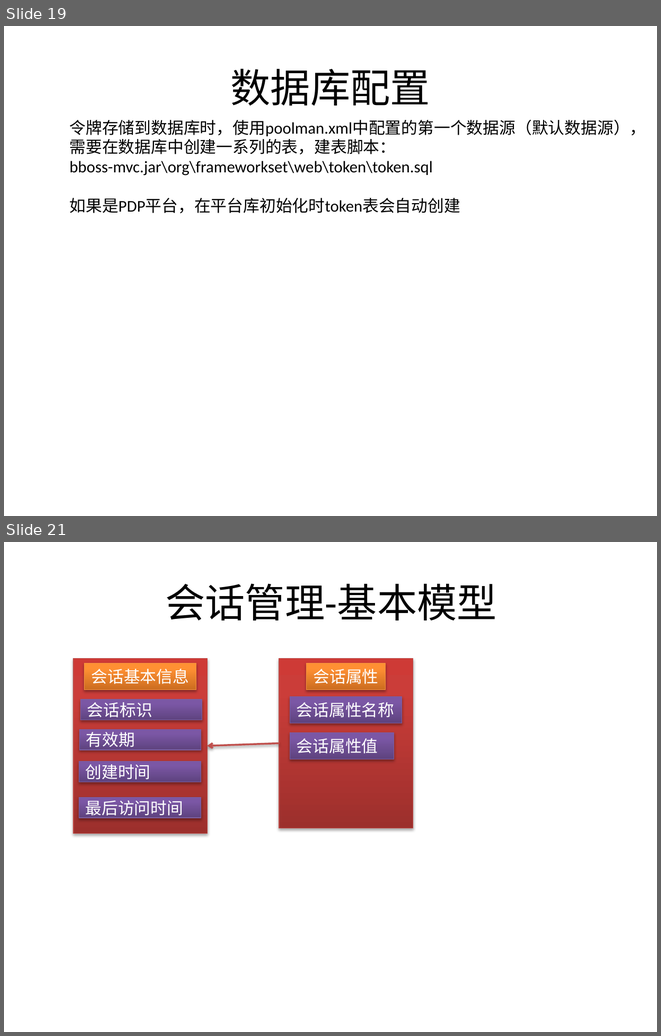
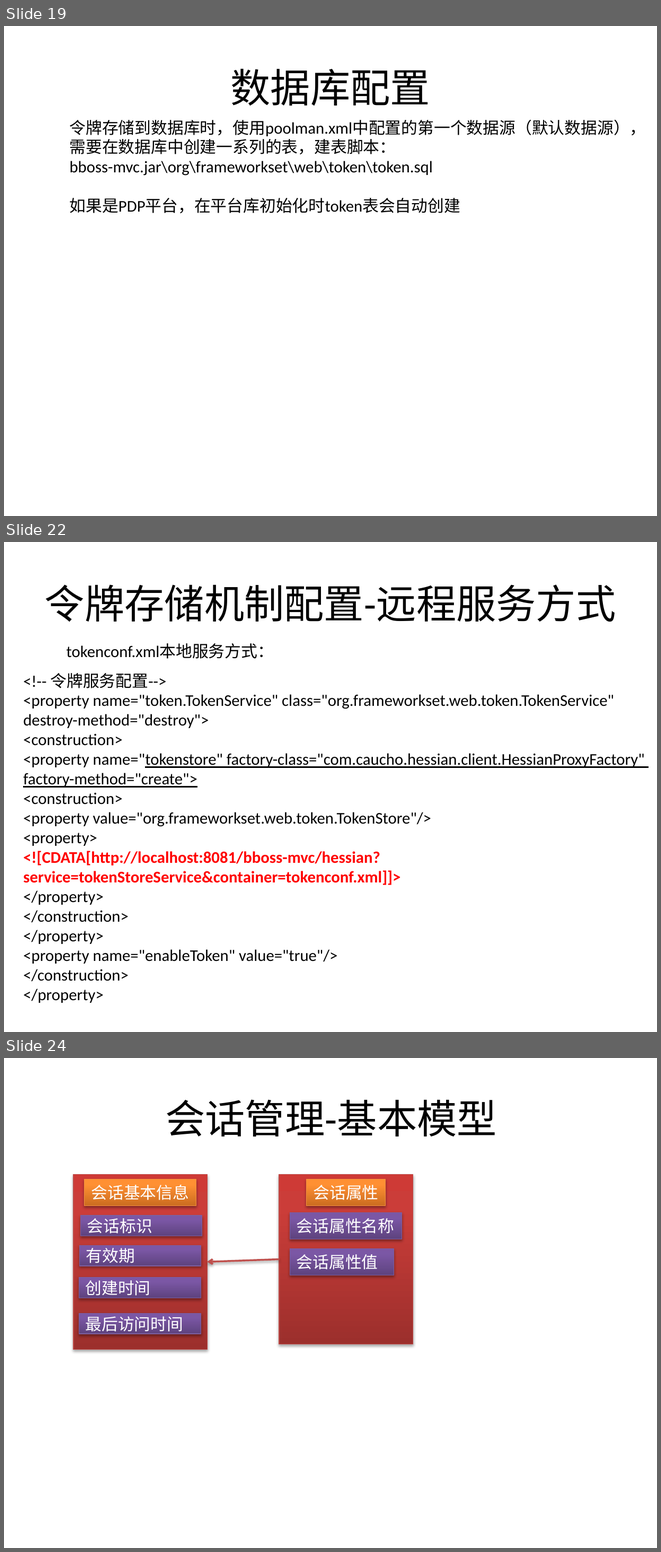
Before and after one commit to bbossgroups/bboss, a slide deck: 文档/令牌管理.pptx. Shown one above the other, each under a label of ours: slides 19 and 21 before the commit, slides 19, 22 and 24 after it; the slides between them are not shown. The pictures are 661x1036 and 661x1552 pixels, drawn with LibreOffice and Linux fonts; fonts in the diff are those of the drawing. Boxes give left, top, right and bottom in pixels: in the first picture for what was removed or moved away, otherwise in the second. Text is boxed around its words. In the diff, an @@ line names an element or a change of style, - is before the commit and + after.

```diff
--- a/文档/令牌管理.pptx
+++ b/文档/令牌管理.pptx
@@ slide 22 added at box(4, 542, 657, 1032), background #FFFFFF @@
@@ title added at box(45, 584, 616, 622), 44 pt, text #000000 @@
+令牌存储机制配置-远程服务方式
@@ text added at box(67, 643, 274, 659), 18 pt, text #000000 @@
+tokenconf.xml本地服务方式：
@@ text added at box(23, 673, 645, 1003), 18 pt, text #000000 @@
+<!-- 令牌服务配置-->
+<property name="token.TokenService" class="org.frameworkset.web.token.TokenService"
+destroy-method="destroy">
+<construction>
+<property name="tokenstore" factory-class="com.caucho.hessian.client.HessianProxyFactory"
+factory-method="create">
+<construction>
+<property value="org.frameworkset.web.token.TokenStore"/>
+<property>
+<![CDATA[http://localhost:8081/bboss-mvc/hessian?
+service=tokenStoreService&container=tokenconf.xml]]>
+</property>
+</construction>
+</property>
+<property name="enableToken" value="true"/>
+</construction>
+</property>
@@ what was slide 21 is now slide 24 @@
```
Also in this commit, not shown: 14 slides changed, 4 other slides added, 2 slides removed, 45 other files.
